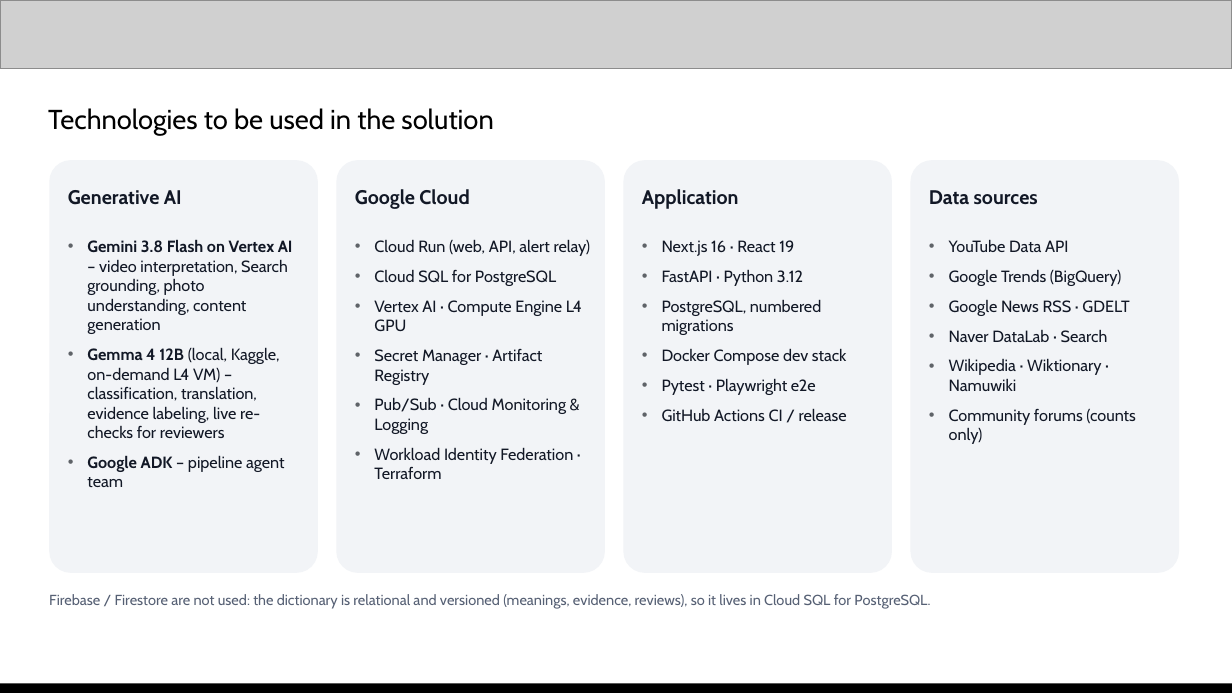
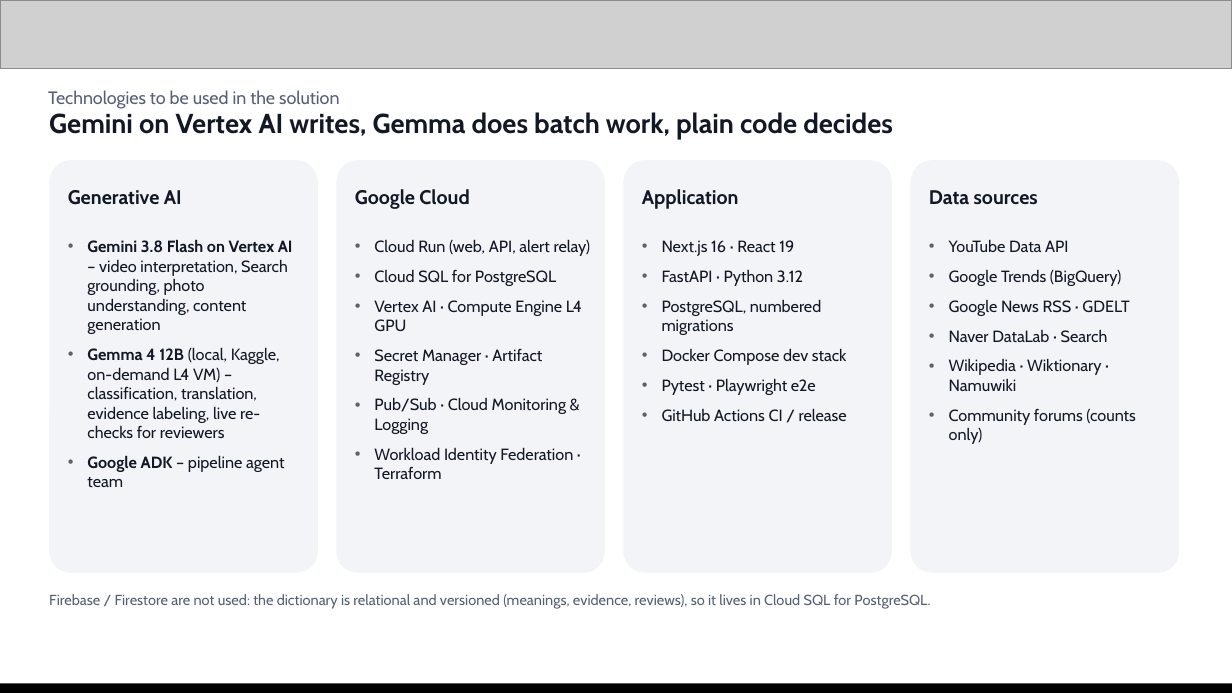
Before and after one commit to Sihyeon-Ji/trend-interpreter, a slide deck: slide 7 of docs/대회/제출/AI-Builder-Cup-제출-초안.pptx. Drawn at 1232x693 pixels with LibreOffice and Linux fonts; fonts in the diff are those of the drawing; grey boxes stand for pictures. Boxes give left, top, right and bottom in pixels: in the first picture for what was removed or moved away, otherwise in the second. Text is boxed around its words. In the diff, an @@ line names an element or a change of style, - is before the commit and + after.

```diff
--- a/docs/대회/제출/AI-Builder-Cup-제출-초안.pptx
+++ b/docs/대회/제출/AI-Builder-Cup-제출-초안.pptx
@@ text "Technologies to be used in ...": place and size @@
-text "Technologies to be used in ..." at (48,108,493,135)
+text "Technologies to be used in ..." at (48,90,339,109)
@@ text "Technologies to be used in ..." at (48,90,339,109): size 16 to 10.5 pt, text colour none to #566074 @@
@@ text added at (49,112,893,139), 16 pt, text #121826, bold @@
+Gemini on Vertex AI writes, Gemma does batch work, plain code decides
```
Also in this commit, not shown: 10 other slides changed, 3 slides added, 13 other files.
